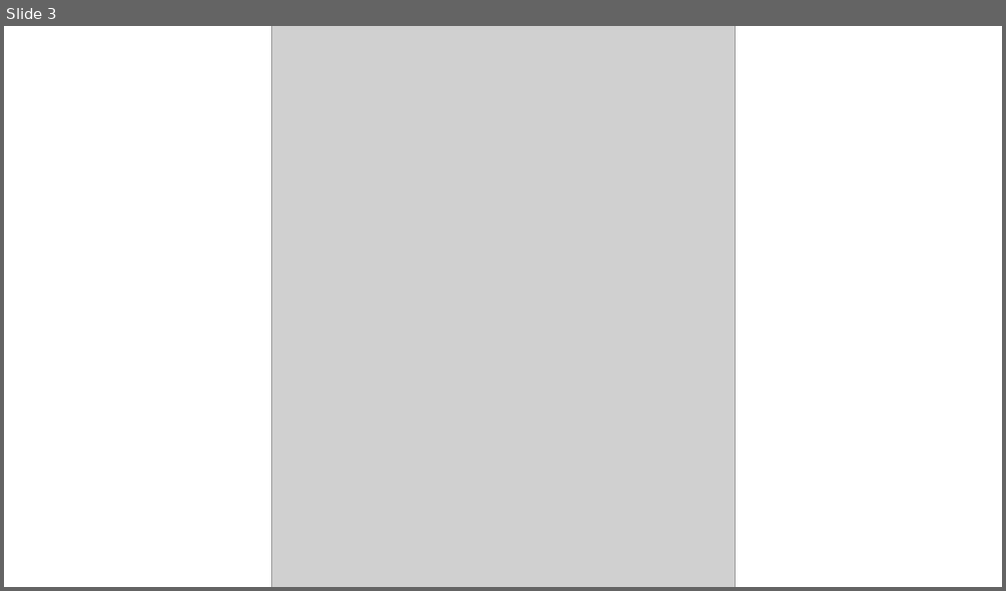
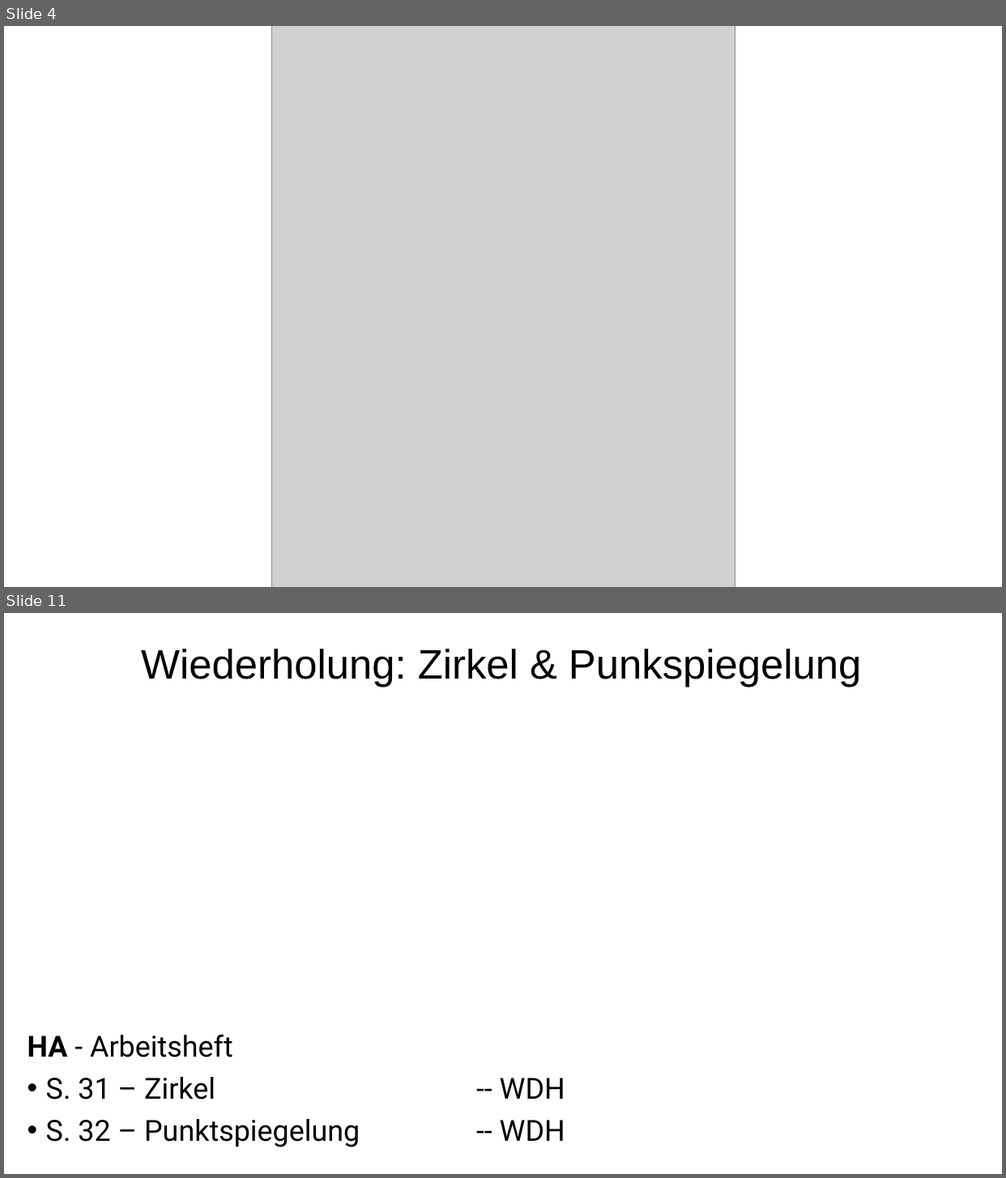
Before and after one commit to arvicodes/JohnnyMonkey, a slide deck: J-M-Reihen/Mathe/Klasse 7/Kap.3 - Geometrische Abbildungen/#_Reihenplan.pptx. Shown one above the other, each under a label of ours: slide 3 before the commit, slides 4 and 11 after it; the slides between them are not shown. The pictures are 1006x591 and 1006x1178 pixels, drawn with LibreOffice and Linux fonts; fonts in the diff are those of the drawing; grey boxes stand for pictures. Boxes give left, top, right and bottom in pixels: in the first picture for what was removed or moved away, otherwise in the second. Text is boxed around its words. In the diff, an @@ line names an element or a change of style, - is before the commit and + after.

```diff
--- a/J-M-Reihen/Mathe/Klasse 7/Kap.3 - Geometrische Abbildungen/#_Reihenplan.pptx
+++ b/J-M-Reihen/Mathe/Klasse 7/Kap.3 - Geometrische Abbildungen/#_Reihenplan.pptx
@@ slide 11 added at (x1=4, y1=613, x2=1002, y2=1174), background #FFFFFF @@
@@ text added at (x1=141, y1=649, x2=861, y2=688), 39.6 pt, text #000000 @@
+Wiederholung: Zirkel & Punkspiegelung
@@ text added at (x1=27, y1=1034, x2=565, y2=1148), 28 pt, text #000000 @@
+HA - Arbeitsheft
+• S. 31 – Zirkel -- WDH
+• S. 32 – Punktspiegelung -- WDH
@@ what was slide 3 is now slide 4 @@
```
Also in this commit, not shown: 1 slide changed, 8 other slides added, 43 other files.
